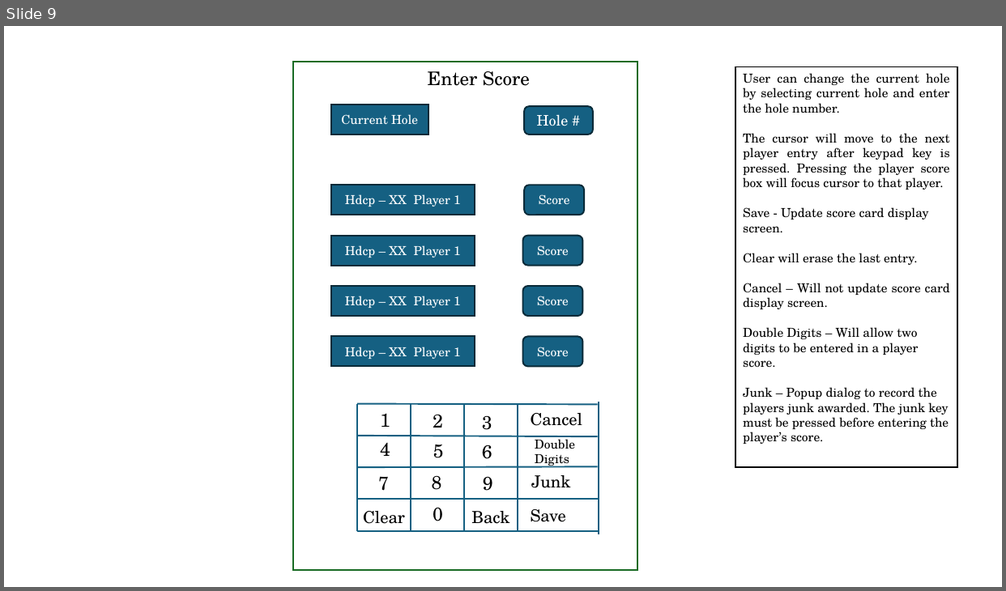
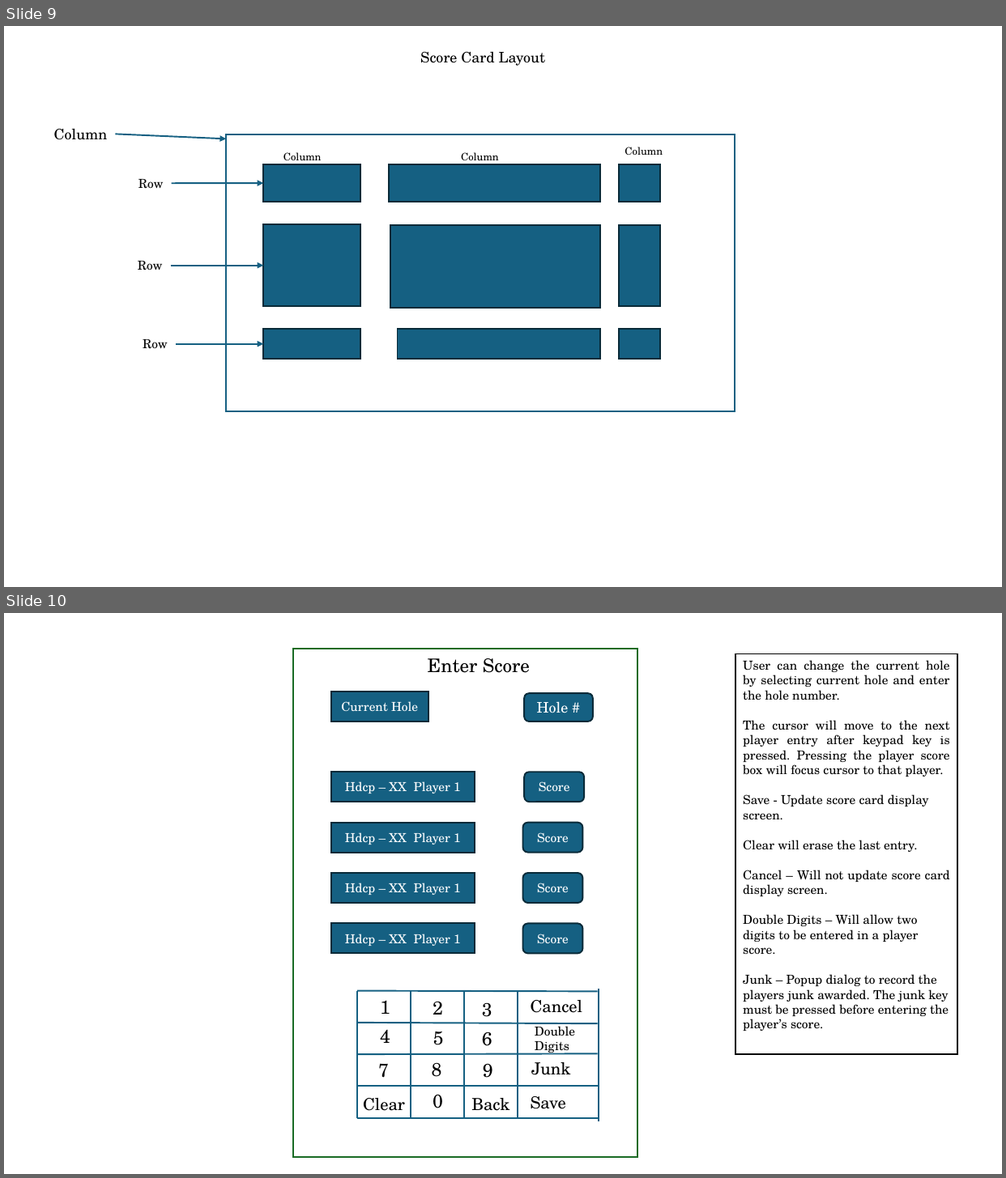
Before and after one commit to RugbyGuy01/TeamScoreRev4, a slide deck: Documentation/TeamScoreLayout.pptx. Shown one above the other, each under a label of ours: slide 9 before the commit, slides 9 and 10 after it. The pictures are 1006x591 and 1006x1178 pixels, drawn with LibreOffice and Linux fonts; fonts in the diff are those of the drawing. Boxes give left, top, right and bottom in pixels: in the first picture for what was removed or moved away, otherwise in the second. Text is boxed around its words. In the diff, an @@ line names an element or a change of style, - is before the commit and + after.

Commit message:
Mar 27, 2024 Basic score card functioning

```diff
--- a/Documentation/TeamScoreLayout.pptx
+++ b/Documentation/TeamScoreLayout.pptx
@@ slide 9 added at (4,26,1002,587), background #FFFFFF @@
@@ text added at (420,51,545,66), 14 pt, text #000000 @@
+Score Card Layout
@@ text added at (54,128,108,140), 14 pt, text #000000 @@
+Column
@@ arrow added from (116, 134) to (226, 139), #156082 1.5 pt @@
@@ rectangle added at (226,135,735,412), fill #FFFFFF, outline #156082 1.5 pt @@
@@ text added at (624,147,663,155), 10 pt, text #000000 @@
+Column
@@ rectangle added at (264,165,361,202), fill #156082, outline #092A39 1.5 pt @@
@@ text added at (283,152,322,165), 10 pt, text #000000 @@
+Column
@@ rectangle added at (389,165,600,202), fill #156082, outline #092A39 1.5 pt @@
@@ text added at (461,152,499,165), 10 pt, text #000000 @@
+Column
@@ rectangle added at (619,165,660,202), fill #156082, outline #092A39 1.5 pt @@
@@ text added at (138,179,164,188), 12 pt, text #000000 @@
+Row
@@ arrow added from (172, 183) to (264, 183), #156082 1.5 pt @@
@@ rectangle added at (264,224,361,307), fill #156082, outline #092A39 1.5 pt @@
@@ rectangle added at (390,225,601,308), fill #156082, outline #092A39 1.5 pt @@
@@ rectangle added at (619,225,660,307), fill #156082, outline #092A39 1.5 pt @@
@@ text added at (138,261,163,270), 12 pt, text #000000 @@
+Row
@@ arrow added from (171, 266) to (264, 266), #156082 1.5 pt @@
@@ text added at (143,339,168,348), 12 pt, text #000000 @@
+Row
@@ rectangle added at (264,329,361,359), fill #156082, outline #092A39 1.5 pt @@
@@ rectangle added at (397,329,600,359), fill #156082, outline #092A39 1.5 pt @@
@@ rectangle added at (619,329,660,359), fill #156082, outline #092A39 1.5 pt @@
@@ arrow added from (176, 344) to (264, 344), #156082 1.5 pt @@
@@ what was slide 9 is now slide 10 @@
```
Also in this commit, not shown: 2 slides changed, 8 other files.
